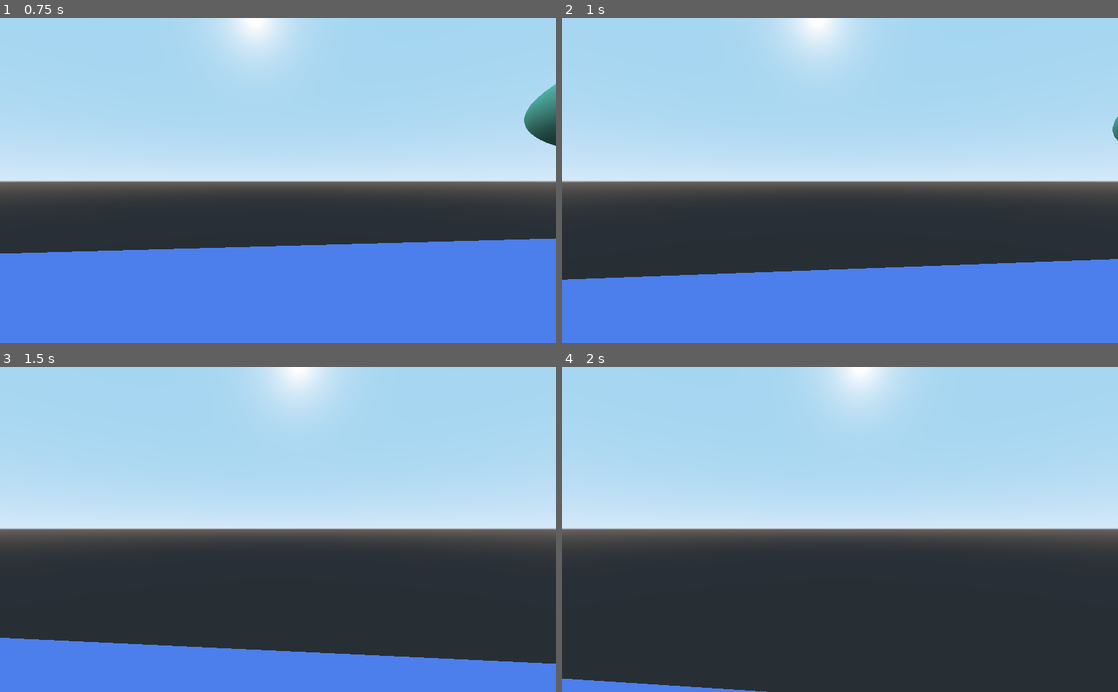
Above: before the commit, frames 1-4 (two rows, left to right).
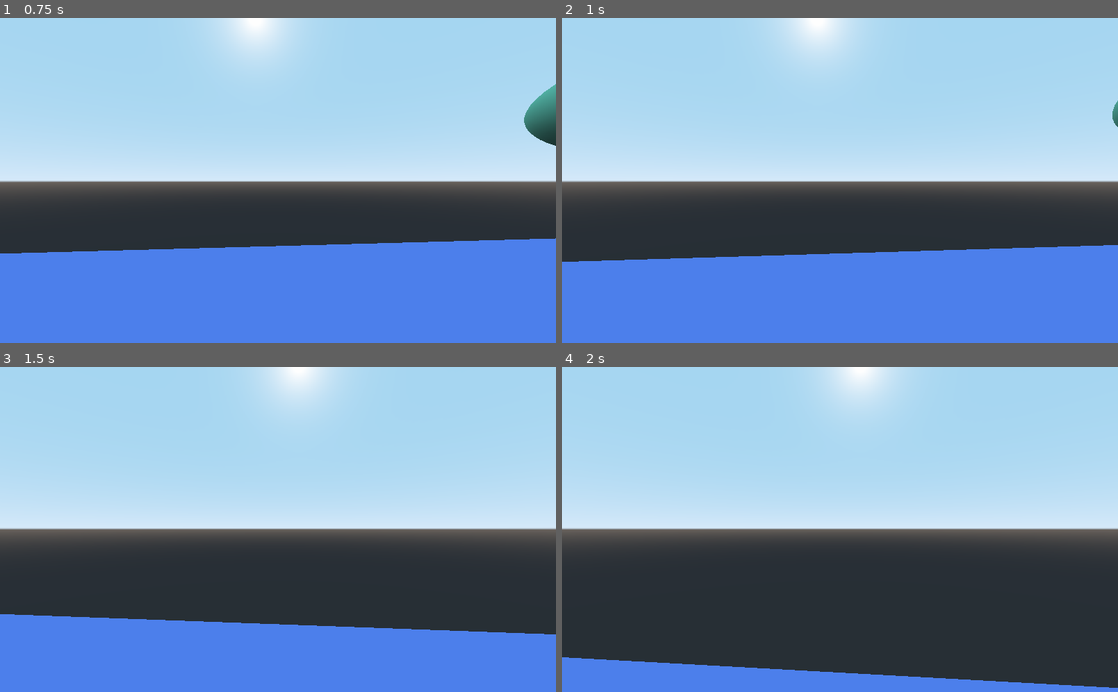
Above: after the commit, the same moments.

Repository: owenbmcc/3D_Game_Template
Game: Godot game, scene res://Scenes/Level1.tscn
Two runs of this game, one before a commit and one after it. Both use one fixed random seed, a clock stepped at 60 frames per second and the inputs below.
Inputs (mouse positions are in pixels of both pictures, inside the frame that each line leads up to):
- Up to frame 1 (0.75 s): tap Enter at 0.5 s; move the mouse to (305, 180) at 0.52 s; hold W (move_forward) from 0.53 s (still down); hold Shift (sprint) from 0.53 s (still down)
- Up to frame 2 (1 s): keep holding W (move_forward); keep holding Shift (sprint); tap Space (jump) at 0.77, 0.8 s
- Up to frame 3 (1.5 s): keep holding W (move_forward); tap Space (jump) at 1.07, 1.35 s; move the mouse to (250, 529) at 1.27 s; release Shift (sprint) at 1.28 s
- Up to frame 4 (2 s): keep holding W (move_forward); tap Space (jump) at 1.52, 1.82 s; tap Shift (sprint) at 1.55 s

Frame 1 is identical in both runs. In frame 2, 5.0% of the frame differs, in the area x 0-100%, y 25-81%; in frame 3, 8.2%, in the area x 0-100%, y 76-92%; in frame 4, 5.2%.
Error after the commit: Attempt to call function 'play' in base 'null instance' on a null instance. (res://Scripts/PlayerController.gd:104)

Commit message:
adds jump sfx

Diff:
--- a/Scripts/PlayerController.gd
+++ b/Scripts/PlayerController.gd
@@ -10,9 +10,9 @@
 var cam_accel = 40
 
 # sprinting stuff, can export as well
-var sprint_speed = 14
-var can_sprint = false # use sprinting at all
-var toggle_sprint = false # toggle sprint on off instead of holding
+export var sprint_speed = 14
+export var can_sprint = false # use sprinting at all
+export var toggle_sprint = false # toggle sprint on off instead of holding
 var is_sprinting = false
 
 # smooths out jumping acceleration
@@ -101,6 +101,8 @@
 	if Input.is_action_just_pressed("jump") and is_on_floor():
 		snap = Vector3.ZERO
 		gravity_vec = Vector3.UP * jump
+		$JumpSound.play()
+
 
 	velocity = velocity.linear_interpolate(direction * speed, accel * delta)
 	movement = velocity + gravity_vec
Not shown, changed: .gitignore
